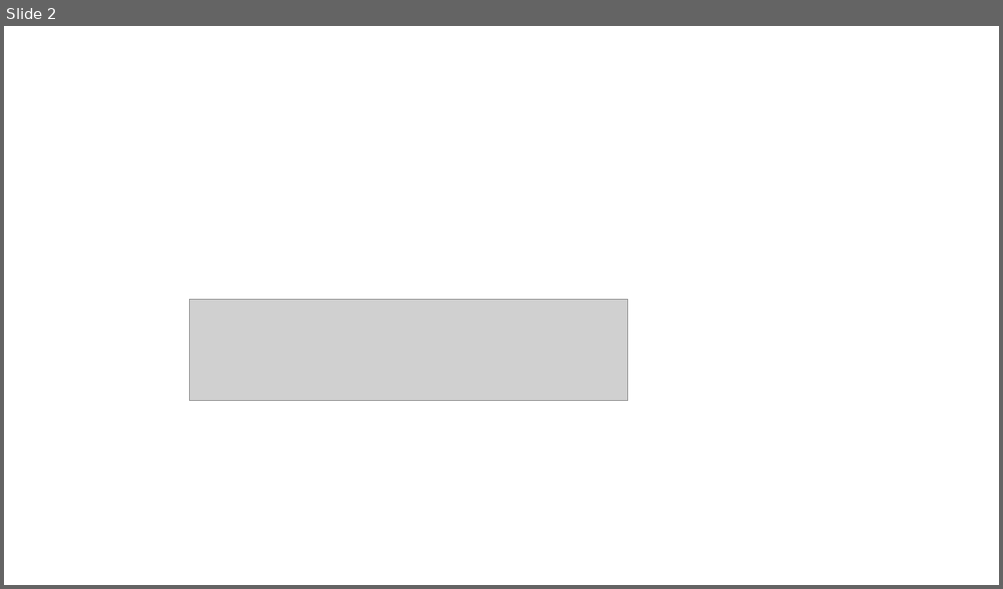
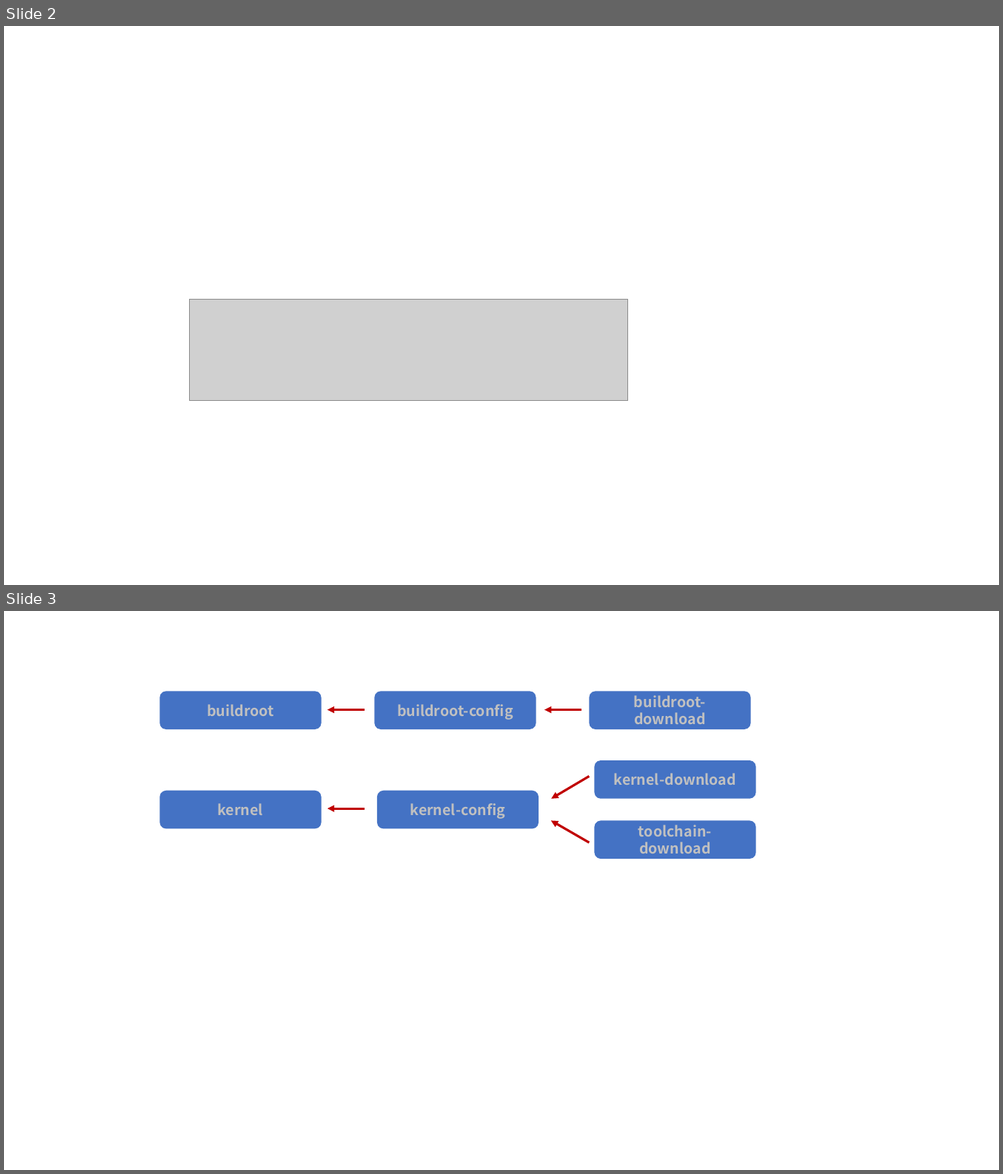
Before and after one commit to y2gon2/y2gon2.github.io, a slide deck: _site/assets/docu/genserver.pptx. Shown one above the other, each under a label of ours: slide 2 before the commit, slides 2 and 3 after it. The pictures are 1003x589 and 1003x1174 pixels, drawn with LibreOffice and Linux fonts; fonts in the diff are those of the drawing; grey boxes stand for pictures. Boxes give left, top, right and bottom in pixels: in the first picture for what was removed or moved away, otherwise in the second. Text is boxed around its words. In the diff, an @@ line names an element or a change of style, - is before the commit and + after.

```diff
--- a/_site/assets/docu/genserver.pptx
+++ b/_site/assets/docu/genserver.pptx
@@ slide 3 added at (x1=4, y1=611, x2=999, y2=1170), background #FFFFFF @@
@@ rounded rectangle added at (x1=160, y1=691, x2=322, y2=729), fill #4472C4, 14 pt, text #C0C0C0, bold @@
+buildroot
@@ rounded rectangle added at (x1=374, y1=691, x2=536, y2=729), fill #4472C4, 14 pt, text #C0C0C0, bold @@
+buildroot-config
@@ rounded rectangle added at (x1=589, y1=691, x2=751, y2=729), fill #4472C4, 14 pt, text #C0C0C0, bold @@
+buildroot-download
@@ arrow added from (364, 709) to (327, 709), #C00000 2.25 pt @@
@@ arrow added from (581, 709) to (544, 709), #C00000 2.25 pt @@
@@ rounded rectangle added at (x1=595, y1=760, x2=756, y2=798), fill #4472C4, 14 pt, text #C0C0C0, bold @@
+kernel-download
@@ arrow added from (589, 777) to (551, 799), #C00000 2.25 pt @@
@@ rounded rectangle added at (x1=160, y1=791, x2=322, y2=829), fill #4472C4, 14 pt, text #C0C0C0, bold @@
+kernel
@@ arrow added from (364, 809) to (327, 809), #C00000 2.25 pt @@
@@ rounded rectangle added at (x1=377, y1=791, x2=539, y2=829), fill #4472C4, 14 pt, text #C0C0C0, bold @@
+kernel-config
@@ arrow added from (589, 843) to (551, 820), #C00000 2.25 pt @@
@@ rounded rectangle added at (x1=595, y1=820, x2=756, y2=859), fill #4472C4, 14 pt, text #C0C0C0, bold @@
+toolchain-download
```
Also in this commit, not shown: 1 other slide added, 52 other files.
